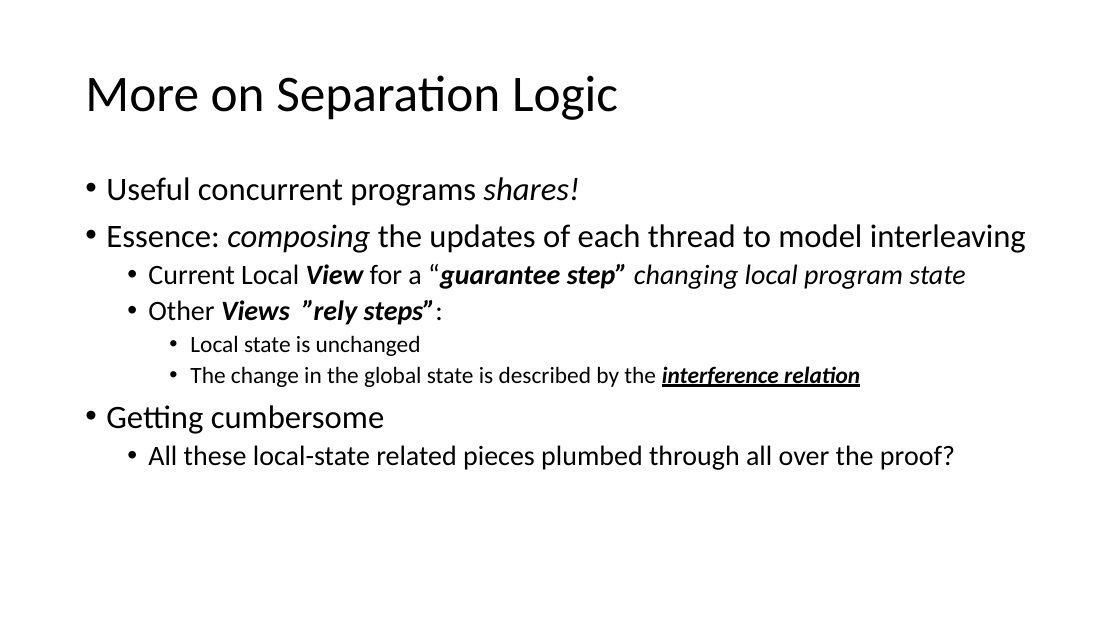
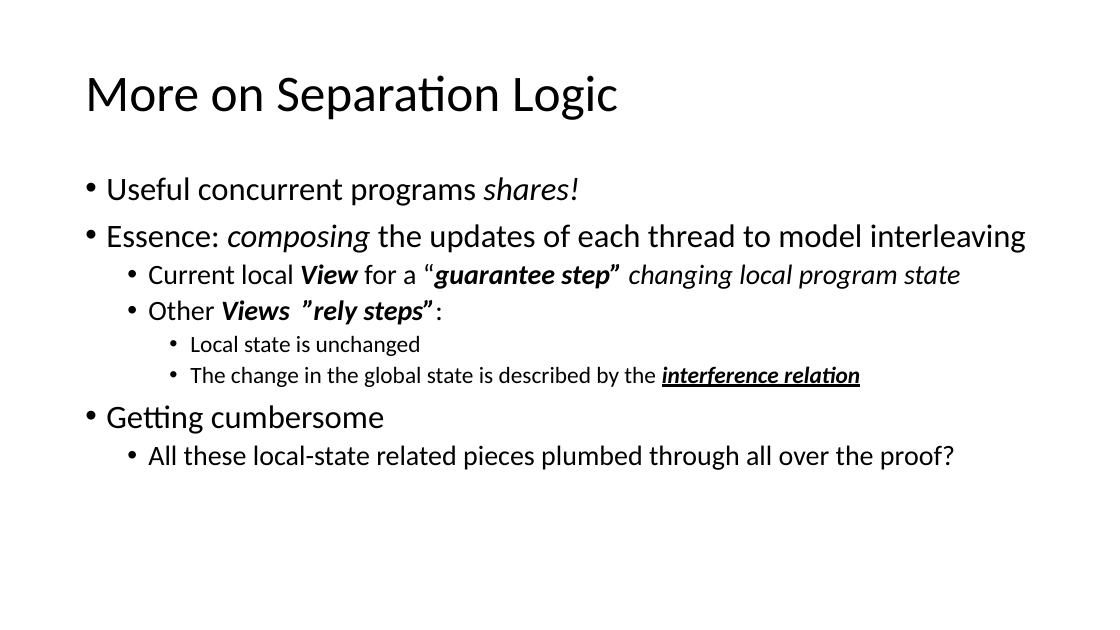
Before and after one commit to Contingent-Systems/modal_abstractions_presentations, a slide deck: slide 7 of thesis_proposal/proposal.pptx. Drawn at 1120x630 pixels with LibreOffice and Linux fonts; fonts in the diff are those of the drawing. Boxes give left, top, right and bottom in pixels: in the first picture for what was removed or moved away, otherwise in the second. Text is boxed around its words. In the diff, an @@ line names an element or a change of style, - is before the commit and + after.

```diff
--- a/thesis_proposal/proposal.pptx
+++ b/thesis_proposal/proposal.pptx
@@ text at box(148, 264, 960, 289): text changed @@
-  • Current Local View for a “guarantee step” changing local program state
+  • Current local View for a “guarantee step” changing local program state
```
Also in this commit, not shown: 8 other slides changed.
